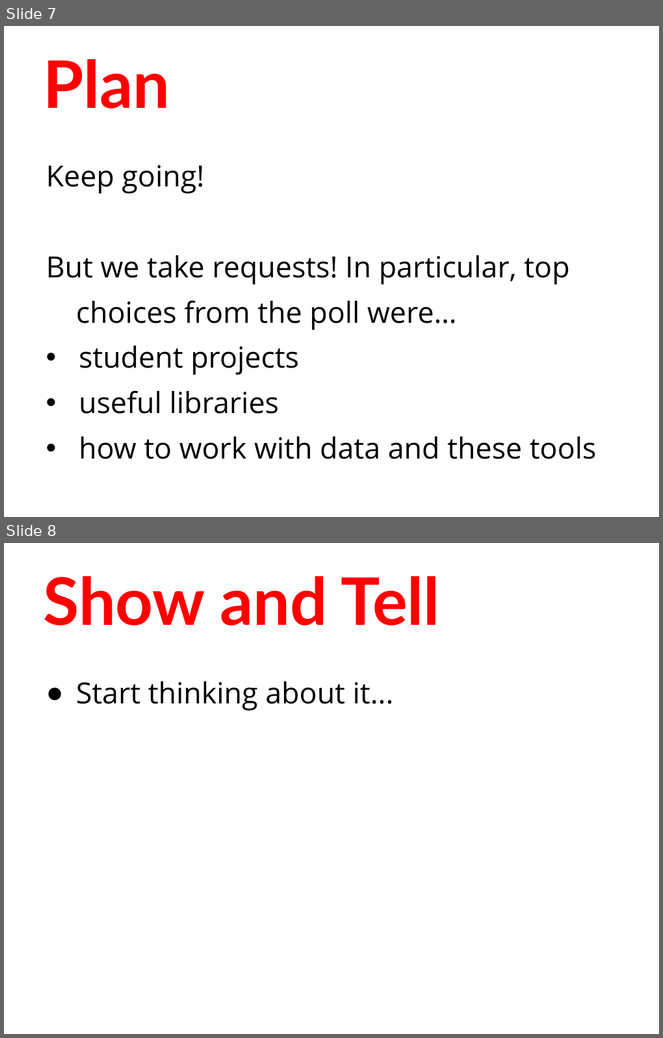
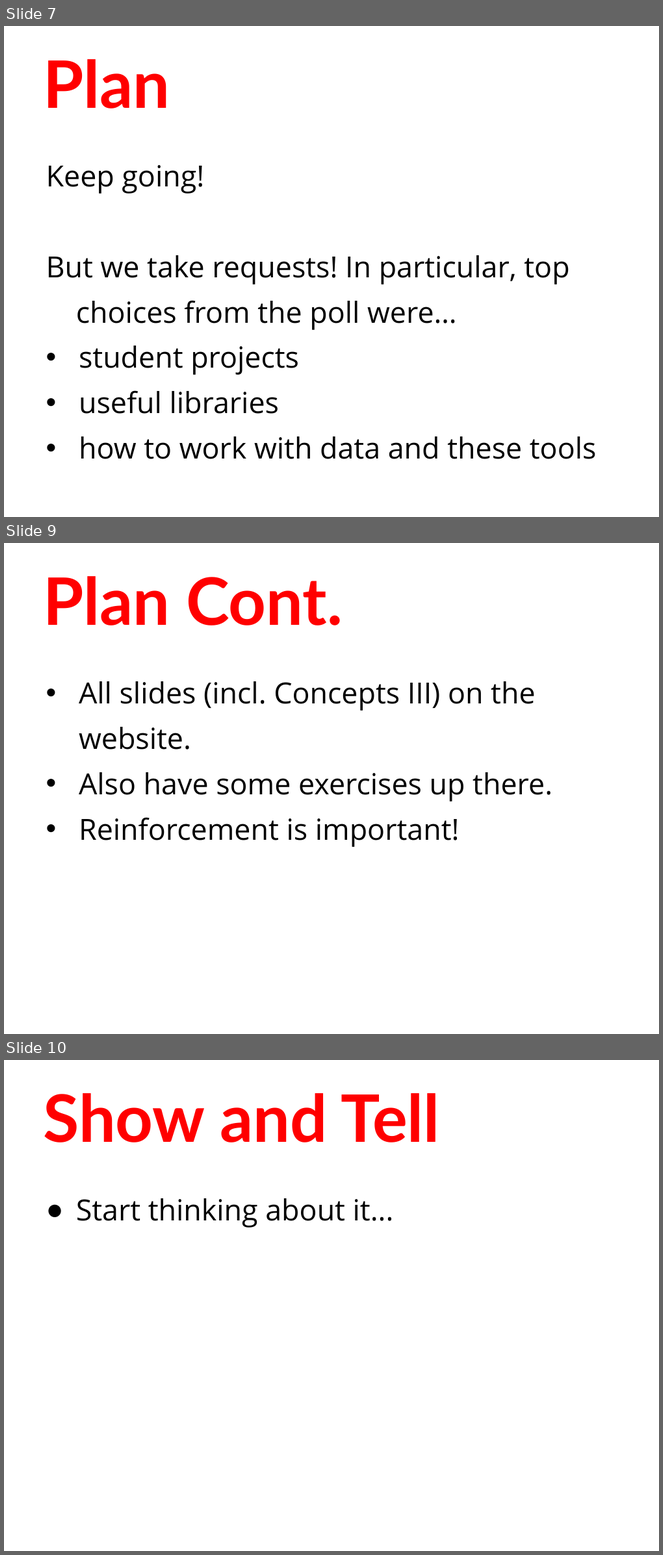
Before and after one commit to humanitiesprogramming/slides, a slide deck: 2018/python/day2-review.pptx. Shown one above the other, each under a label of ours: slides 7 and 8 before the commit, slides 7, 9 and 10 after it; the slides between them are not shown. The pictures are 663x1038 and 663x1555 pixels, drawn with LibreOffice and Linux fonts; fonts in the diff are those of the drawing. Boxes give left, top, right and bottom in pixels: in the first picture for what was removed or moved away, otherwise in the second. Text is boxed around its words. In the diff, an @@ line names an element or a change of style, - is before the commit and + after.

Commit message:
Update slides

```diff
--- a/2018/python/day2-review.pptx
+++ b/2018/python/day2-review.pptx
@@ slide 9 added at (x1=4, y1=543, x2=659, y2=1034), background #FFFFFF @@
@@ title added at (x1=43, y1=576, x2=343, y2=626), 72 pt, text #FF0000, bold @@
+Plan Cont.
@@ text added at (x1=79, y1=681, x2=553, y2=847), 32 pt, text #000000 @@
+• All slides (incl. Concepts III) on the website.
+• Also have some exercises up there.
+• Reinforcement is important!
@@ what was slide 8 is now slide 10 @@
```
Also in this commit, not shown: 1 other slide added.
